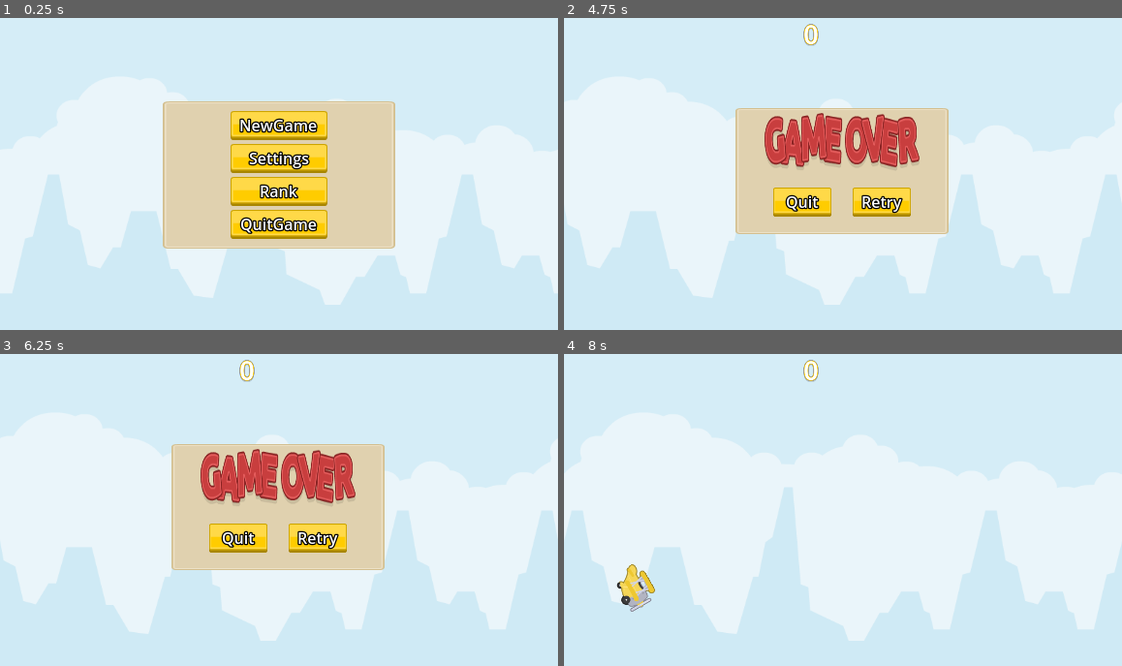
Above: before the commit, frames 1-4 (two rows, left to right).
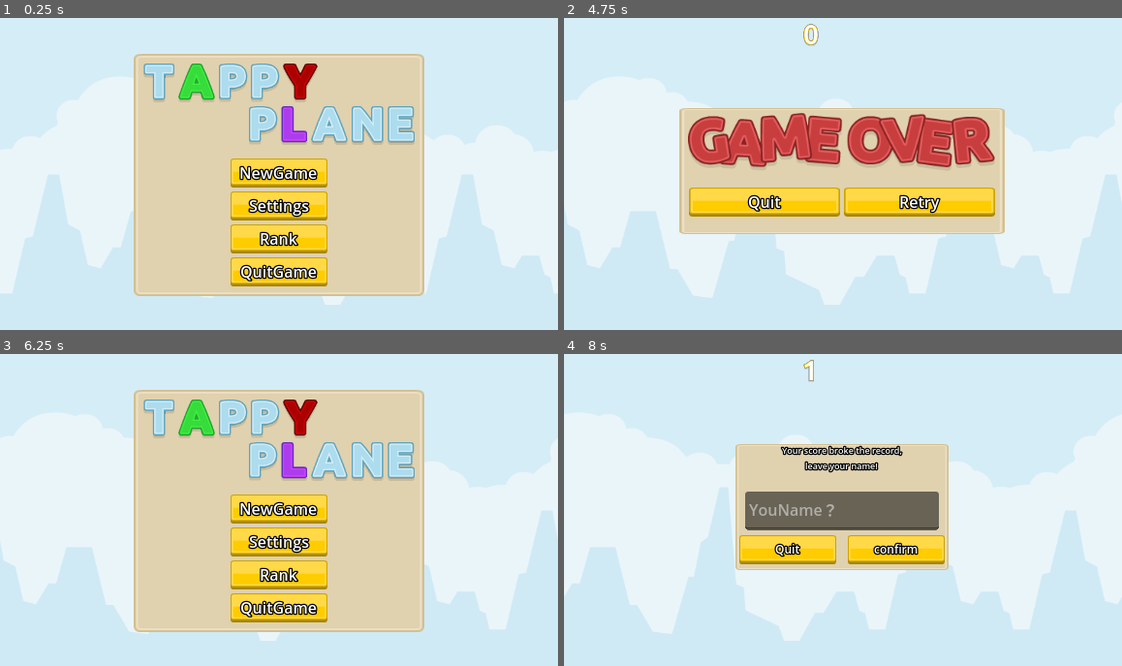
Above: after the commit, the same moments.

Repository: Liweimin0512/GodotTappyPlane
Game: Godot game, scene res://main.tscn
Same seed, same stepped clock (60 frames per second), same inputs: the game is played once before the commit and once after it.
Inputs (mouse positions are in pixels of both pictures, inside the frame that each line leads up to):
- Up to frame 1 (0.25 s): no input
- Up to frame 2 (4.75 s): click "Settings" at 0.5 s; click "confirm" at 1.25 s; click "Rank" at 2 s; click "confirm" at 2.75 s; click "NewGame" at 3.5 s; move the mouse to (965, 158) at 4.27 s; click (965, 158) at 4.52 s
- Up to frame 3 (6.25 s): click (401, 494) at 4.82 s; click "Retry" at 5 s; move the mouse to (167, 525) at 5.77 s; click (167, 525) at 6.02 s
- Up to frame 4 (8 s): click (731, 525) at 6.32 s; click (843, 510) at 6.5 s, where only the run after the commit has a clickable "NewGame"; click (882, 538) at 7.25 s, where only the run before the commit has a clickable "Retry"

The runs differ from the first frame. In frame 1, 29% of the frame differs, in the area x 23-77%, y 11-90%; in frame 2, 15%; in frame 3, 34%, in the area x 23-77%, y 1-90%; in frame 4, 30%.

Commit message:
优化界面显示

Diff:
--- a/src/widgets/game_form.tscn
+++ b/src/widgets/game_form.tscn
@@ -56,10 +56,8 @@
 [node name="TextureRect" type="TextureRect" parent="w_game_over_popup"]
 custom_minimum_size = Vector2(220, 130)
 layout_mode = 2
-size_flags_horizontal = 4
-size_flags_vertical = 4
 texture = ExtResource("3_qt3fj")
-expand_mode = 1
+expand_mode = 3
 
 [node name="MarginContainer" type="MarginContainer" parent="w_game_over_popup"]
 layout_mode = 2
@@ -76,22 +74,24 @@
 custom_minimum_size = Vector2(160, 60)
 layout_mode = 2
 size_flags_horizontal = 4
-size_flags_vertical = 6
+size_flags_vertical = 3
 texture = ExtResource("4_6y45j")
-expand_mode = 1
+expand_mode = 3
 
 [node name="HBoxContainer" type="HBoxContainer" parent="w_game_over_popup/MarginContainer/VBoxContainer"]
 layout_mode = 2
-size_flags_vertical = 6
+size_flags_vertical = 3
 alignment = 1
 
 [node name="btn_quit" type="TextureButton" parent="w_game_over_popup/MarginContainer/VBoxContainer/HBoxContainer"]
 custom_minimum_size = Vector2(60, 30)
 layout_mode = 2
-size_flags_horizontal = 6
+size_flags_horizontal = 3
+size_flags_vertical = 4
 texture_normal = ExtResource("5_1vruv")
 ignore_texture_size = true
 stretch_mode = 0
+metadata/_edit_group_ = true
 
 [node name="Label" type="Label" parent="w_game_over_popup/MarginContainer/VBoxContainer/HBoxContainer/btn_quit"]
 layout_mode = 1
@@ -108,10 +108,12 @@
 [node name="btn_retry" type="TextureButton" parent="w_game_over_popup/MarginContainer/VBoxContainer/HBoxContainer"]
 custom_minimum_size = Vector2(60, 30)
 layout_mode = 2
-size_flags_horizontal = 6
+size_flags_horizontal = 3
+size_flags_vertical = 4
 texture_normal = ExtResource("5_1vruv")
 ignore_texture_size = true
 stretch_mode = 0
+metadata/_edit_group_ = true
 
 [node name="Label2" type="Label" parent="w_game_over_popup/MarginContainer/VBoxContainer/HBoxContainer/btn_retry"]
 layout_mode = 1
--- a/src/widgets/menu_form.tscn
+++ b/src/widgets/menu_form.tscn
@@ -1,12 +1,19 @@
-[gd_scene load_steps=9 format=3 uid="uid://dhk1x0kr7ux3a"]
+[gd_scene load_steps=16 format=3 uid="uid://dhk1x0kr7ux3a"]
 
 [ext_resource type="Script" path="res://src/widgets/menu_form.gd" id="1_8oei1"]
 [ext_resource type="Texture2D" uid="uid://di0c62wqxxpxk" path="res://assets/textures/widgets/UIbg.png" id="1_wgyck"]
 [ext_resource type="Texture2D" uid="uid://cf4urcy4ejis2" path="res://assets/textures/widgets/yellow_button00.png" id="2_3jmcb"]
+[ext_resource type="Texture2D" uid="uid://bq8acldburxay" path="res://assets/textures/widgets/letters/letterT.png" id="3_6isdi"]
 [ext_resource type="Texture2D" uid="uid://lfc2uf3ik7v" path="res://assets/textures/widgets/yellow_button13.png" id="3_cywuh"]
+[ext_resource type="Texture2D" uid="uid://duxt4hwxkb58" path="res://assets/textures/widgets/letters/letterA.png" id="4_nogju"]
+[ext_resource type="Texture2D" uid="uid://deqmv14ruqqby" path="res://assets/textures/widgets/letters/letterP.png" id="5_73en1"]
 [ext_resource type="Texture2D" uid="uid://bllad25nq28qn" path="res://assets/textures/widgets/grey_button00.png" id="5_uwhjh"]
 [ext_resource type="PackedScene" uid="uid://dffb830cnc5t1" path="res://src/widgets/w_settings_popup.tscn" id="6_rcu4l"]
+[ext_resource type="Texture2D" uid="uid://yo35qsrdlu7v" path="res://assets/textures/widgets/letters/letterY.png" id="6_wmmhq"]
 [ext_resource type="PackedScene" uid="uid://drqdplnlajtue" path="res://src/widgets/w_rank_popup.tscn" id="7_7xq8a"]
+[ext_resource type="Texture2D" uid="uid://btwl1xoqnuixv" path="res://assets/textures/widgets/letters/letterL.png" id="7_ytuys"]
+[ext_resource type="Texture2D" uid="uid://ntkwuab7qwvb" path="res://assets/textures/widgets/letters/letterN.png" id="8_m6hfh"]
+[ext_resource type="Texture2D" uid="uid://csf5xxgu6t0fv" path="res://assets/textures/widgets/letters/letterE.png" id="9_ryv4s"]
 
 [sub_resource type="LabelSettings" id="LabelSettings_y10gp"]
 outline_size = 5
@@ -21,6 +28,7 @@
 
 [node name="MarginContainer" type="MarginContainer" parent="."]
 unique_name_in_owner = true
+custom_minimum_size = Vector2(300, 0)
 layout_mode = 1
 anchors_preset = 8
 anchor_left = 0.5
@@ -40,7 +48,86 @@
 texture = ExtResource("1_wgyck")
 expand_mode = 1
 
-[node name="MarginContainer" type="MarginContainer" parent="MarginContainer"]
+[node name="VBoxContainer" type="VBoxContainer" parent="MarginContainer"]
+layout_mode = 2
+
+[node name="MarginContainer2" type="MarginContainer" parent="MarginContainer/VBoxContainer"]
+custom_minimum_size = Vector2(0, 40)
+layout_mode = 2
+theme_override_constants/margin_left = 10
+theme_override_constants/margin_top = 10
+theme_override_constants/margin_right = 10
+metadata/_edit_group_ = true
+
+[node name="HBoxContainer" type="HBoxContainer" parent="MarginContainer/VBoxContainer/MarginContainer2"]
+custom_minimum_size = Vector2(0, 40)
+layout_mode = 2
+
+[node name="TextureRect" type="TextureRect" parent="MarginContainer/VBoxContainer/MarginContainer2/HBoxContainer"]
+layout_mode = 2
+texture = ExtResource("3_6isdi")
+expand_mode = 3
+
+[node name="TextureRect2" type="TextureRect" parent="MarginContainer/VBoxContainer/MarginContainer2/HBoxContainer"]
+modulate = Color(0.305882, 1, 0.247059, 1)
+layout_mode = 2
+texture = ExtResource("4_nogju")
+expand_mode = 3
+
+[node name="TextureRect3" type="TextureRect" parent="MarginContainer/VBoxContainer/MarginContainer2/HBoxContainer"]
+layout_mode = 2
+texture = ExtResource("5_73en1")
+expand_mode = 3
+
+[node name="TextureRect4" type="TextureRect" parent="MarginContainer/VBoxContainer/MarginContainer2/HBoxContainer"]
+layout_mode = 2
+texture = ExtResource("5_73en1")
+expand_mode = 3
+
+[node name="TextureRect5" type="TextureRect" parent="MarginContainer/VBoxContainer/MarginContainer2/HBoxContainer"]
+modulate = Color(0.988235, 0, 0, 1)
+layout_mode = 2
+texture = ExtResource("6_wmmhq")
+expand_mode = 3
+
+[node name="MarginContainer3" type="MarginContainer" parent="MarginContainer/VBoxContainer"]
+custom_minimum_size = Vector2(0, 40)
+layout_mode = 2
+theme_override_constants/margin_left = 10
+theme_override_constants/margin_right = 10
+metadata/_edit_group_ = true
+
+[node name="HBoxContainer" type="HBoxContainer" parent="MarginContainer/VBoxContainer/MarginContainer3"]
+layout_mode = 2
+alignment = 2
+
+[node name="TextureRect" type="TextureRect" parent="MarginContainer/VBoxContainer/MarginContainer3/HBoxContainer"]
+layout_mode = 2
+texture = ExtResource("5_73en1")
+expand_mode = 3
+
+[node name="TextureRect2" type="TextureRect" parent="MarginContainer/VBoxContainer/MarginContainer3/HBoxContainer"]
+modulate = Color(1, 0.27451, 1, 1)
+layout_mode = 2
+texture = ExtResource("7_ytuys")
+expand_mode = 3
+
+[node name="TextureRect3" type="TextureRect" parent="MarginContainer/VBoxContainer/MarginContainer3/HBoxContainer"]
+layout_mode = 2
+texture = ExtResource("4_nogju")
+expand_mode = 3
+
+[node name="TextureRect4" type="TextureRect" parent="MarginContainer/VBoxContainer/MarginContainer3/HBoxContainer"]
+layout_mode = 2
+texture = ExtResource("8_m6hfh")
+expand_mode = 3
+
+[node name="TextureRect5" type="TextureRect" parent="MarginContainer/VBoxContainer/MarginContainer3/HBoxContainer"]
+layout_mode = 2
+texture = ExtResource("9_ryv4s")
+expand_mode = 3
+
+[node name="MarginContainer" type="MarginContainer" parent="MarginContainer/VBoxContainer"]
 layout_mode = 2
 size_flags_horizontal = 4
 theme_override_constants/margin_left = 10
@@ -48,10 +135,10 @@
 theme_override_constants/margin_right = 10
 theme_override_constants/margin_bottom = 10
 
-[node name="VBoxContainer" type="VBoxContainer" parent="MarginContainer/MarginContainer"]
-layout_mode = 2
-
-[node name="btn_new_game" type="TextureButton" parent="MarginContainer/MarginContainer/VBoxContainer"]
+[node name="VBoxContainer" type="VBoxContainer" parent="MarginContainer/VBoxContainer/MarginContainer"]
+layout_mode = 2
+
+[node name="btn_new_game" type="TextureButton" parent="MarginContainer/VBoxContainer/MarginContainer/VBoxContainer"]
 custom_minimum_size = Vector2(100, 30)
 layout_mode = 2
 texture_normal = ExtResource("2_3jmcb")
@@ -59,7 +146,7 @@
 ignore_texture_size = true
 stretch_mode = 0
 
-[node name="Label" type="Label" parent="MarginContainer/MarginContainer/VBoxContainer/btn_new_game"]
+[node name="Label" type="Label" parent="MarginContainer/VBoxContainer/MarginContainer/VBoxContainer/btn_new_game"]
 layout_mode = 1
 anchors_preset = 15
 anchor_right = 1.0
@@ -71,7 +158,7 @@
 horizontal_alignment = 1
 vertical_alignment = 1
 
-[node name="btn_settings" type="TextureButton" parent="MarginContainer/MarginContainer/VBoxContainer"]
+[node name="btn_settings" type="TextureButton" parent="MarginContainer/VBoxContainer/MarginContainer/VBoxContainer"]
 custom_minimum_size = Vector2(100, 30)
 layout_mode = 2
 texture_normal = ExtResource("2_3jmcb")
@@ -79,7 +166,7 @@
 ignore_texture_size = true
 stretch_mode = 0
 
-[node name="Label" type="Label" parent="MarginContainer/MarginContainer/VBoxContainer/btn_settings"]
+[node name="Label" type="Label" parent="MarginContainer/VBoxContainer/MarginContainer/VBoxContainer/btn_settings"]
 layout_mode = 1
 anchors_preset = 15
 anchor_right = 1.0
@@ -91,7 +178,7 @@
 horizontal_alignment = 1
 vertical_alignment = 1
 
-[node name="btn_rank" type="TextureButton" parent="MarginContainer/MarginContainer/VBoxContainer"]
+[node name="btn_rank" type="TextureButton" parent="MarginContainer/VBoxContainer/MarginContainer/VBoxContainer"]
 custom_minimum_size = Vector2(100, 30)
 layout_mode = 2
 texture_normal = ExtResource("2_3jmcb")
@@ -99,7 +186,7 @@
 ignore_texture_size = true
 stretch_mode = 0
 
-[node name="Label" type="Label" parent="MarginContainer/MarginContainer/VBoxContainer/btn_rank"]
+[node name="Label" type="Label" parent="MarginContainer/VBoxContainer/MarginContainer/VBoxContainer/btn_rank"]
 layout_mode = 1
 anchors_preset = 15
 anchor_right = 1.0
@@ -111,7 +198,7 @@
 horizontal_alignment = 1
 vertical_alignment = 1
 
-[node name="btn_quit" type="TextureButton" parent="MarginContainer/MarginContainer/VBoxContainer"]
+[node name="btn_quit" type="TextureButton" parent="MarginContainer/VBoxContainer/MarginContainer/VBoxContainer"]
 custom_minimum_size = Vector2(100, 30)
 layout_mode = 2
 texture_normal = ExtResource("2_3jmcb")
@@ -119,7 +206,7 @@
 ignore_texture_size = true
 stretch_mode = 0
 
-[node name="Label" type="Label" parent="MarginContainer/MarginContainer/VBoxContainer/btn_quit"]
+[node name="Label" type="Label" parent="MarginContainer/VBoxContainer/MarginContainer/VBoxContainer/btn_quit"]
 layout_mode = 1
 anchors_preset = 15
 anchor_right = 1.0
@@ -147,9 +234,9 @@
 offset_right = 150.0
 offset_bottom = 111.0
 
-[connection signal="pressed" from="MarginContainer/MarginContainer/VBoxContainer/btn_new_game" to="." method="_on_btn_new_game_pressed"]
-[connection signal="pressed" from="MarginContainer/MarginContainer/VBoxContainer/btn_settings" to="." method="_on_btn_settings_pressed"]
-[connection signal="pressed" from="MarginContainer/MarginContainer/VBoxContainer/btn_rank" to="." method="_on_btn_rank_pressed"]
-[connection signal="pressed" from="MarginContainer/MarginContainer/VBoxContainer/btn_quit" to="." method="_on_btn_quit_pressed"]
+[connection signal="pressed" from="MarginContainer/VBoxContainer/MarginContainer/VBoxContainer/btn_new_game" to="." method="_on_btn_new_game_pressed"]
+[connection signal="pressed" from="MarginContainer/VBoxContainer/MarginContainer/VBoxContainer/btn_settings" to="." method="_on_btn_settings_pressed"]
+[connection signal="pressed" from="MarginContainer/VBoxContainer/MarginContainer/VBoxContainer/btn_rank" to="." method="_on_btn_rank_pressed"]
+[connection signal="pressed" from="MarginContainer/VBoxContainer/MarginContainer/VBoxContainer/btn_quit" to="." method="_on_btn_quit_pressed"]
 [connection signal="confirm_pressed" from="w_settings_popup" to="." method="_on_w_settings_popup_confirm_pressed"]
 [connection signal="btn_confirm_pressed" from="w_rank_popup" to="." method="_on_w_rank_popup_btn_confirm_pressed"]
--- a/src/widgets/w_name_input_popup.tscn
+++ b/src/widgets/w_name_input_popup.tscn
@@ -41,11 +41,13 @@
 
 [node name="MarginContainer2" type="MarginContainer" parent="VBoxContainer"]
 layout_mode = 2
-size_flags_vertical = 6
+size_flags_vertical = 3
 
 [node name="Label" type="Label" parent="VBoxContainer/MarginContainer2"]
 layout_mode = 2
-text = "Your score broke the record, leave your name!
+size_flags_vertical = 6
+text = "Your score broke the record,
+leave your name!
 
 "
 label_settings = SubResource("LabelSettings_kmmow")
@@ -56,7 +58,7 @@
 [node name="MarginContainer" type="MarginContainer" parent="VBoxContainer"]
 custom_minimum_size = Vector2(0, 40)
 layout_mode = 2
-size_flags_vertical = 6
+size_flags_vertical = 3
 theme_override_constants/margin_left = 10
 theme_override_constants/margin_right = 10
 
@@ -67,7 +69,7 @@
 
 [node name="MarginContainer3" type="MarginContainer" parent="VBoxContainer"]
 layout_mode = 2
-size_flags_vertical = 6
+size_flags_vertical = 3
 theme_override_constants/margin_bottom = 5
 
 [node name="HBoxContainer" type="HBoxContainer" parent="VBoxContainer/MarginContainer3"]
--- a/src/widgets/w_settings_popup.tscn
+++ b/src/widgets/w_settings_popup.tscn
@@ -49,7 +49,7 @@
 
 [node name="btn_audio" type="TextureButton" parent="MarginContainer/VBoxContainer/MarginContainer/HBoxContainer"]
 unique_name_in_owner = true
-custom_minimum_size = Vector2(16, 16)
+custom_minimum_size = Vector2(32, 32)
 layout_mode = 2
 texture_normal = ExtResource("2_x6oxj")
 ignore_texture_size = true
@@ -59,6 +59,8 @@
 unique_name_in_owner = true
 custom_minimum_size = Vector2(100, 0)
 layout_mode = 2
+size_flags_horizontal = 4
+size_flags_vertical = 4
 min_value = -50.0
 max_value = 50.0
 
@@ -70,7 +72,7 @@
 
 [node name="btn_music" type="TextureButton" parent="MarginContainer/VBoxContainer/MarginContainer2/HBoxContainer"]
 unique_name_in_owner = true
-custom_minimum_size = Vector2(16, 16)
+custom_minimum_size = Vector2(32, 32)
 layout_mode = 2
 texture_normal = ExtResource("3_alla2")
 ignore_texture_size = true
@@ -80,6 +82,8 @@
 unique_name_in_owner = true
 custom_minimum_size = Vector2(100, 0)
 layout_mode = 2
+size_flags_horizontal = 4
+size_flags_vertical = 4
 min_value = -20.0
 max_value = 20.0
 
